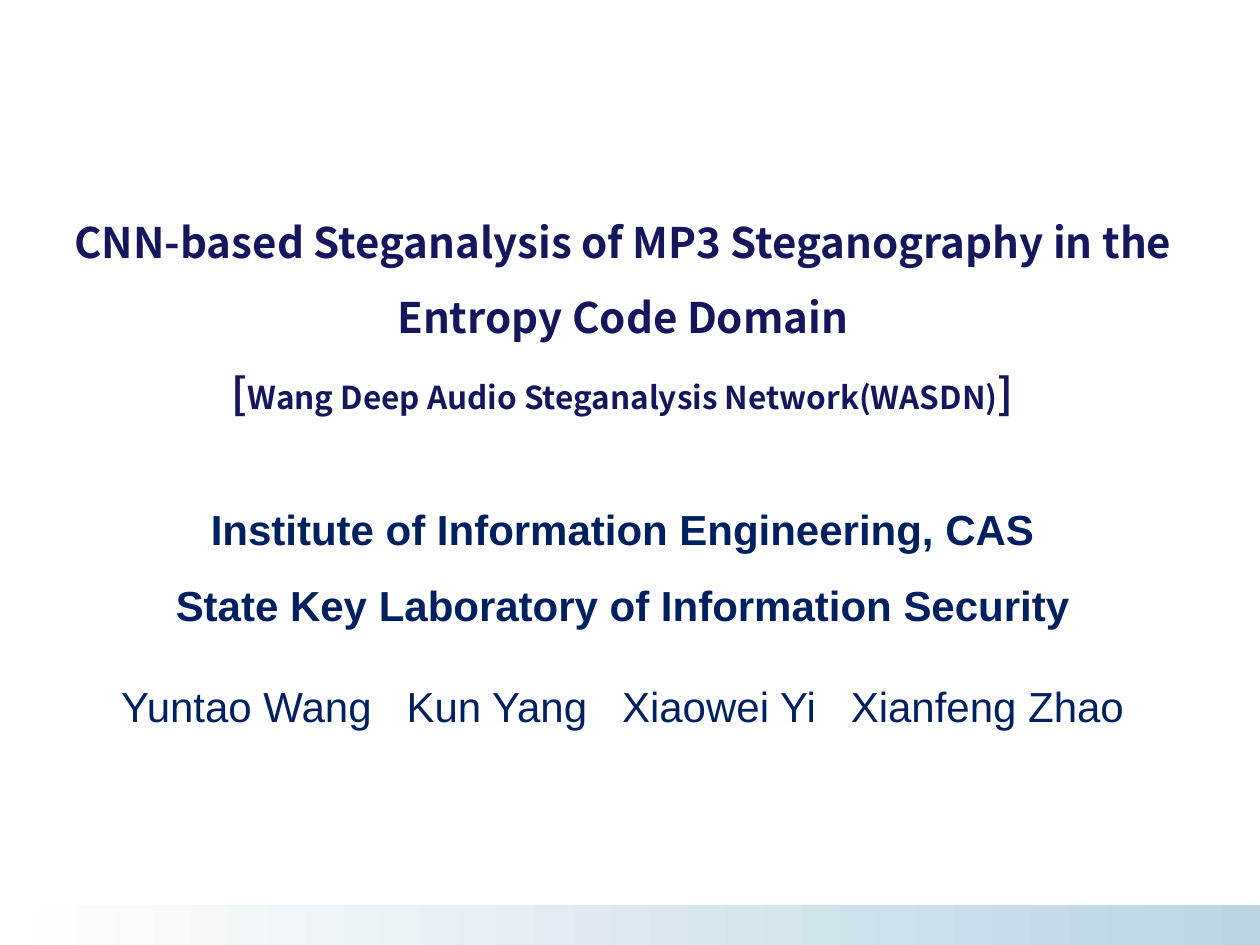
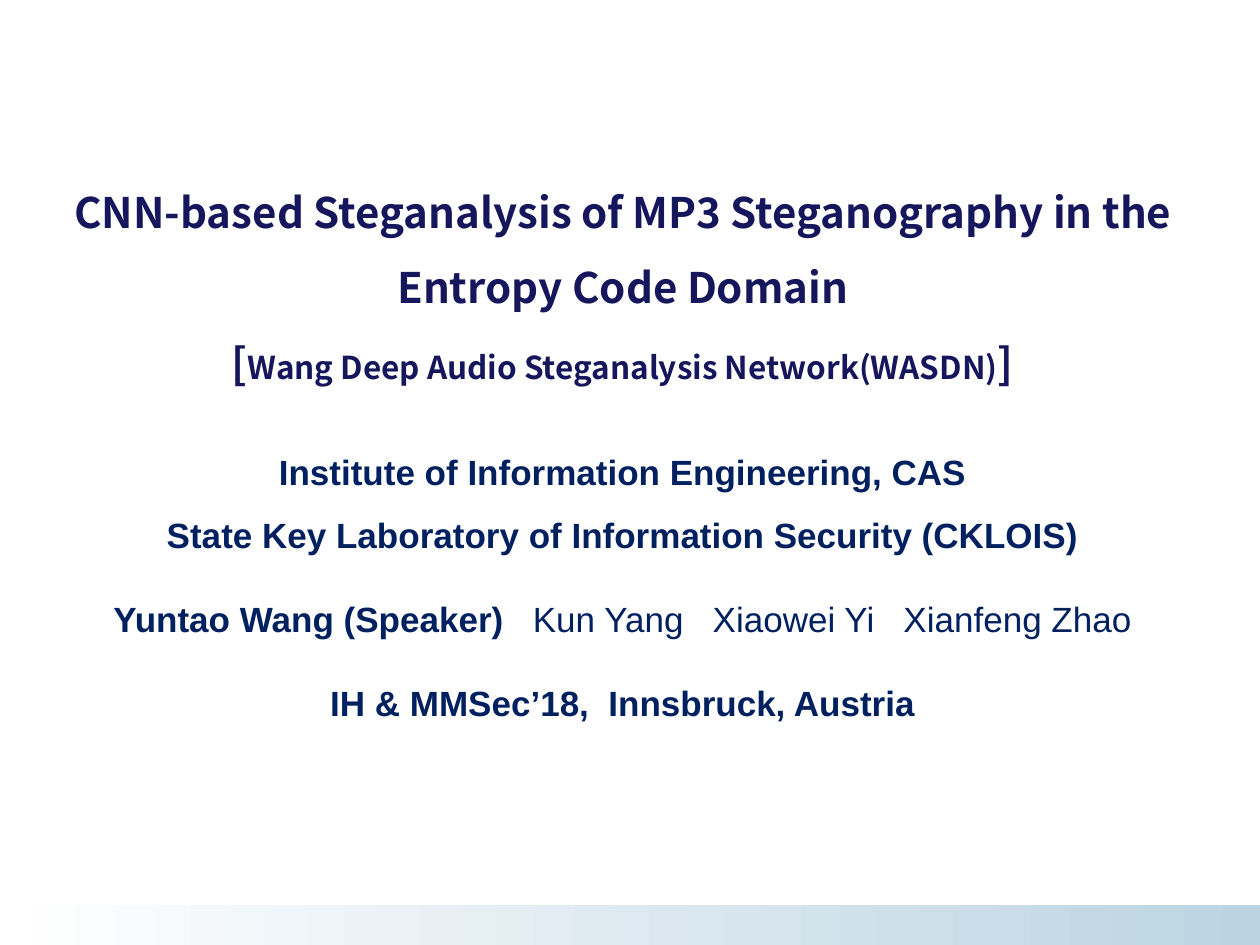
Before and after one commit to Charleswyt/tf_audio_steganalysis, a slide deck: slide 1 of CNN-based Steganalysis of MP3 Steganography in the Entropy Code Domain.pptx. Drawn at 1260x945 pixels with LibreOffice and Linux fonts; fonts in the diff are those of the drawing; background and template pictures are left out. Boxes give left, top, right and bottom in pixels: in the first picture for what was removed or moved away, otherwise in the second. Text is boxed around its words. In the diff, an @@ line names an element or a change of style, - is before the commit and + after.

```diff
--- a/CNN-based Steganalysis of MP3 Steganography in the Entropy Code Domain.pptx
+++ b/CNN-based Steganalysis of MP3 Steganography in the Entropy Code Domain.pptx
@@ text "CNN-based Steganalysis of MP3 Steganography ...": place and size @@
-text "CNN-based Steganalysis of MP3 Steganography ..." at [74,224,1171,417]
+text "CNN-based Steganalysis of MP3 Steganography ..." at [74,194,1171,387]
@@ text "Institute of Information Engineering, CAS": place and size @@
-text "Institute of Information Engineering, CAS" at [121,514,1124,730]
+text "Institute of Information Engineering, CAS" at [113,459,1131,722]
@@ text at [279,459,966,491]: size 24 to 20 pt in "Institute of Information Engineering, CAS" @@
@@ text at [113,522,1131,722]: text changed; size 24 to 20 pt @@
-State Key Laboratory of Information Security
-Yuntao Wang Kun Yang Xiaowei Yi Xianfeng Zhao
+State Key Laboratory of Information Security (CKLOIS)
+Yuntao Wang (Speaker) Kun Yang Xiaowei Yi Xianfeng Zhao
+IH & MMSec’18, Innsbruck, Austria
```
Also in this commit, not shown: 29 other slides changed, 4 slides added, 2 slides removed.
